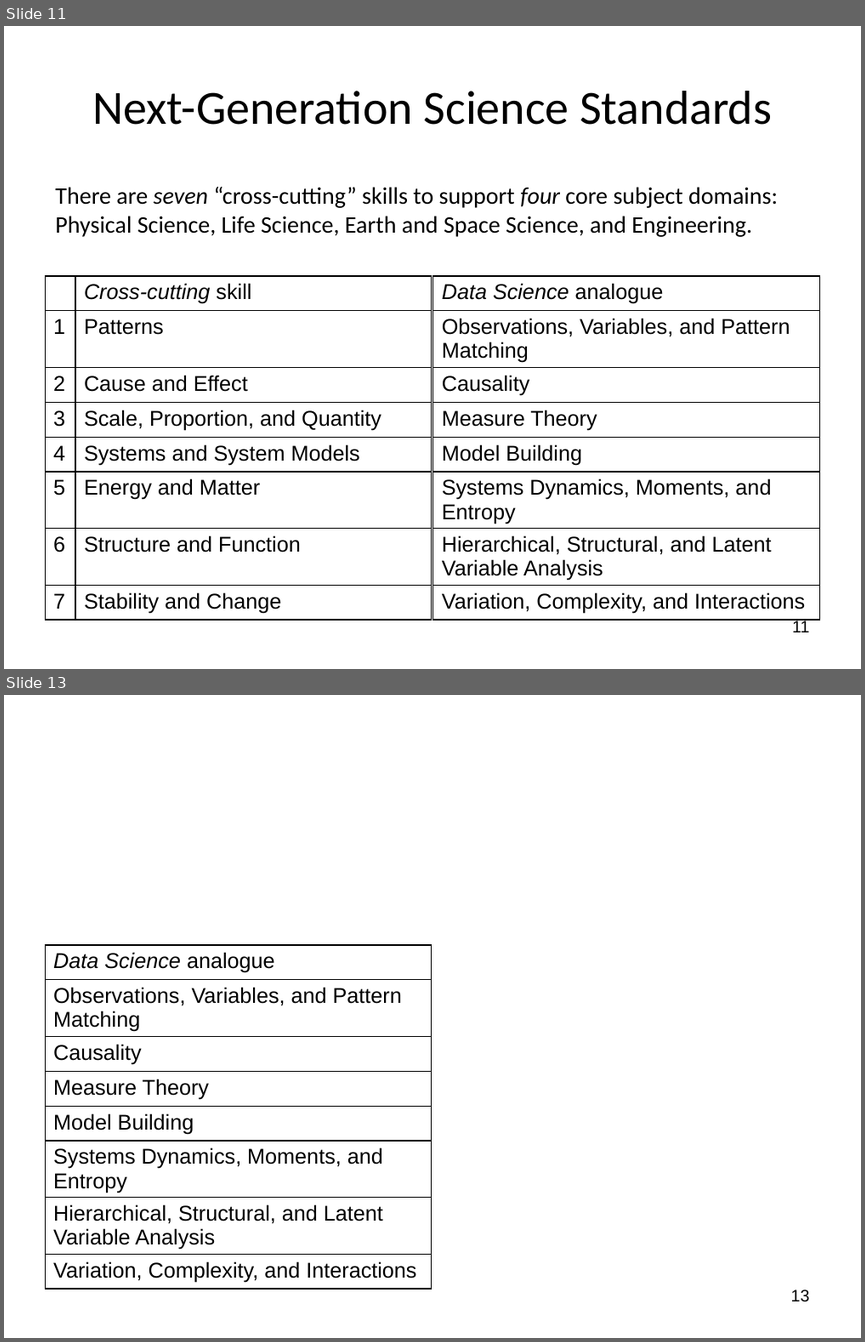
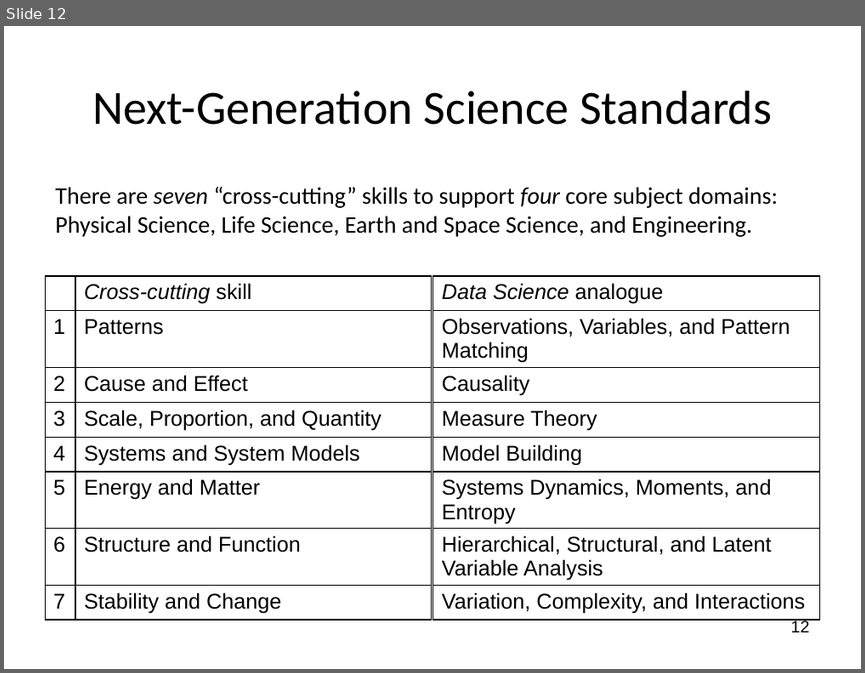
Before and after one commit to wsphd/datajam2018, a slide deck: dj2018.pptx. Shown one above the other, each under a label of ours: slides 11 and 13 before the commit, slide 12 after it; the slides between them are not shown. The pictures are 865x1342 and 865x673 pixels, drawn with LibreOffice and Linux fonts; fonts in the diff are those of the drawing. Boxes give left, top, right and bottom in pixels: in the first picture for what was removed or moved away, otherwise in the second. Text is boxed around its words. In the diff, an @@ line names an element or a change of style, - is before the commit and + after.

```diff
--- a/dj2018.pptx
+++ b/dj2018.pptx
@@ slide 13 removed at <box>4,695,861,1338</box>, background #FFFFFF @@
@@ table removed at <box>45,945,432,1299</box>, 8 rows, 1 columns @@
-Data Science analogue
-Observations, Variables, and Pattern Matching
-Causality
-Measure Theory
-Model Building
-Systems Dynamics, Moments, and Entropy
-Hierarchical, Structural, and Latent Variable Analysis
-Variation, Complexity, and Interactions
@@ page number removed at <box>791,1289,810,1302</box> @@
-13
@@ what was slide 11 is now slide 12 @@
@@ page number at <box>791,618,810,632</box>: text changed @@
-11
+12
```
Also in this commit, not shown: 4 slides changed, 1 other slide removed, 1 other file.
